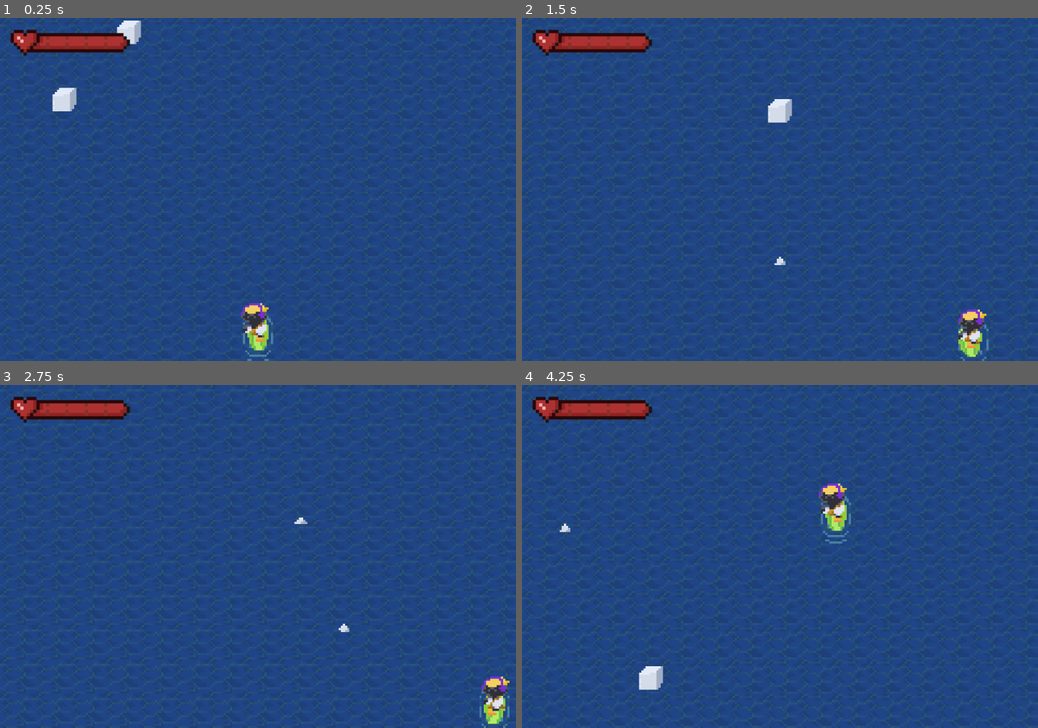
Above: before the commit, frames 1-4 (two rows, left to right).
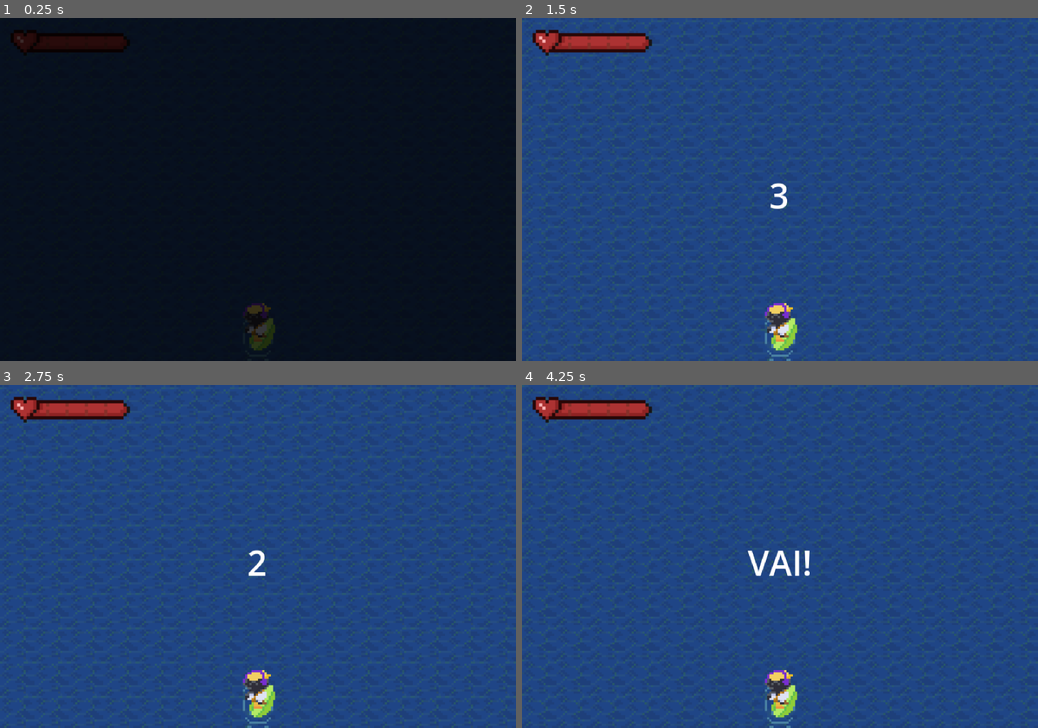
Above: after the commit, the same moments.

Repository: ygcs796/projeto-felpojam
Game: Godot game, scene res://scenes/minigame_surf.tscn
Two runs of this game, one before a commit and one after it. Both use one fixed random seed, a clock stepped at 60 frames per second and the inputs below. The project has no main scene, so this scene is started directly.
Inputs:
- Up to frame 1 (0.25 s): no input
- Up to frame 2 (1.5 s): hold Right (ui_right) 0.53-1.28 s; hold Down (ui_down) from 1.28 s (still down)
- Up to frame 3 (2.75 s): release Down (ui_down) at 2.03 s; hold Right (ui_right) from 2.03 s (still down)
- Up to frame 4 (4.25 s): release Right (ui_right) at 2.78 s; hold Up (ui_up) 2.78-3.53 s; hold Left (ui_left) from 3.53 s (still down)

The runs differ from the first frame. In frame 1, 100% of the frame differs, in the area x 0-100%, y 0-100%; in frame 2, 4.1%; in frame 3, 3.1%; in frame 4, 5.2%.

Commit message:
Polo sul melhorado
Apliquei o Z-index no iglu, coloquei mais colisões, coloquei um contador no minigame e coloquei uma transição entre o cenário e o minigame

Diff:
--- a/cenario_polo_sul.tscn
+++ b/cenario_polo_sul.tscn
@@ -2,6 +2,7 @@
 
 [ext_resource type="Texture2D" uid="uid://hun25u0cqr13" path="res://assets/tiles/polo_sul_sheet1.png" id="1_fshdb"]
 [ext_resource type="Texture2D" uid="uid://b3nbf77s42jpi" path="res://assets/tiles/agua-Sheet-pouco-movimento-escuro-azul.png" id="2_08jdw"]
+[ext_resource type="Texture2D" uid="uid://dvmyirucswdke" path="res://assets/tiles/iglu_animado.png" id="3_08jdw"]
 
 [sub_resource type="TileSetAtlasSource" id="TileSetAtlasSource_o1mwl"]
 texture = ExtResource("1_fshdb")
@@ -94,11 +95,14 @@
 2:13/0 = 0
 3:13/0 = 0
 7:8/0 = 0
+7:8/0/physics_layer_0/polygon_0/points = PackedVector2Array(-6.0936146, -5.3101482, 5.919508, -5.484251, 5.5713024, 5.8324585, -6.0936146, 6.006563)
 6:8/0 = 0
+6:8/0/physics_layer_0/polygon_0/points = PackedVector2Array(-5.919512, -2.1762905, 5.919508, -1.828083, 5.745405, 5.31015, -5.919512, 5.31015)
 5:8/0 = 0
 6:10/size_in_atlas = Vector2i(8, 4)
 6:10/0 = 0
-6:10/0/physics_layer_0/polygon_0/points = PackedVector2Array(17.91388, 32.655514, -50.009583, 31.9091, -52.622025, 15.861248, 19.4067, 16.234455)
+6:10/0/z_index = 1
+6:10/0/physics_layer_0/polygon_0/points = PackedVector2Array(-51.1292, 17.727276, 19.0335, 18.47369, 18.660294, 32.655514, -51.502407, 31.535892)
 
 [sub_resource type="TileSetAtlasSource" id="TileSetAtlasSource_4onvq"]
 texture = ExtResource("2_08jdw")
@@ -115,6 +119,70 @@
 sources/0 = SubResource("TileSetAtlasSource_o1mwl")
 sources/2 = SubResource("TileSetAtlasSource_4onvq")
 
+[sub_resource type="AtlasTexture" id="AtlasTexture_o1mwl"]
+atlas = ExtResource("3_08jdw")
+region = Rect2(0, 0, 81, 96)
+
+[sub_resource type="AtlasTexture" id="AtlasTexture_4onvq"]
+atlas = ExtResource("3_08jdw")
+region = Rect2(81, 0, 81, 96)
+
+[sub_resource type="AtlasTexture" id="AtlasTexture_da5ud"]
+atlas = ExtResource("3_08jdw")
+region = Rect2(162, 0, 81, 96)
+
+[sub_resource type="AtlasTexture" id="AtlasTexture_ec2yv"]
+atlas = ExtResource("3_08jdw")
+region = Rect2(243, 0, 81, 96)
+
+[sub_resource type="AtlasTexture" id="AtlasTexture_lodpj"]
+atlas = ExtResource("3_08jdw")
+region = Rect2(324, 0, 81, 96)
+
+[sub_resource type="AtlasTexture" id="AtlasTexture_nal7s"]
+atlas = ExtResource("3_08jdw")
+region = Rect2(405, 0, 81, 96)
+
+[sub_resource type="AtlasTexture" id="AtlasTexture_m7gfa"]
+atlas = ExtResource("3_08jdw")
+region = Rect2(486, 0, 81, 96)
+
+[sub_resource type="AtlasTexture" id="AtlasTexture_6hg1i"]
+atlas = ExtResource("3_08jdw")
+region = Rect2(567, 0, 81, 96)
+
+[sub_resource type="SpriteFrames" id="SpriteFrames_ahblx"]
+animations = [{
+"frames": [{
+"duration": 1.0,
+"texture": SubResource("AtlasTexture_o1mwl")
+}, {
+"duration": 1.0,
+"texture": SubResource("AtlasTexture_4onvq")
+}, {
+"duration": 1.0,
+"texture": SubResource("AtlasTexture_da5ud")
+}, {
+"duration": 1.0,
+"texture": SubResource("AtlasTexture_ec2yv")
+}, {
+"duration": 1.0,
+"texture": SubResource("AtlasTexture_lodpj")
+}, {
+"duration": 1.0,
+"texture": SubResource("AtlasTexture_nal7s")
+}, {
+"duration": 1.0,
+"texture": SubResource("AtlasTexture_m7gfa")
+}, {
+"duration": 1.0,
+"texture": SubResource("AtlasTexture_6hg1i")
+}],
+"loop": true,
+"name": &"default",
+"speed": 5.0
+}]
+
 [sub_resource type="RectangleShape2D" id="RectangleShape2D_fshdb"]
 size = Vector2(32, 348)
 
@@ -124,6 +192,15 @@
 [sub_resource type="RectangleShape2D" id="RectangleShape2D_o1mwl"]
 size = Vector2(690, 20)
 
+[sub_resource type="RectangleShape2D" id="RectangleShape2D_4onvq"]
+size = Vector2(61, 57)
+
+[sub_resource type="RectangleShape2D" id="RectangleShape2D_da5ud"]
+size = Vector2(141, 56)
+
+[sub_resource type="RectangleShape2D" id="RectangleShape2D_ec2yv"]
+size = Vector2(220.5, 58)
+
 [node name="cenario_polo_sul" type="Node2D" unique_id=733751591]
 
 [node name="agua" type="TileMapLayer" parent="." unique_id=515542682]
@@ -147,8 +224,14 @@
 tile_set = SubResource("TileSet_da5ud")
 
 [node name="camada_gelo_1" type="TileMapLayer" parent="." unique_id=1760993077]
-tile_map_data = PackedByteArray("AAASAAQAAAAKAAEAAAASAAUAAAA …(1664 unchanged characters)… MAAIAAAAaAAYAAAAMAAMAAAAaAAcAAAAMAAQAAAAFAAQAAAAGAAoAAAA=")
-tile_set = SubResource("TileSet_da5ud")
+tile_map_data = PackedByteArray("AAASAAQAAAAKAAEAAAASAAUAAAA …(1664 unchanged characters)… MAAIAAAAaAAYAAAAMAAMAAAAaAAcAAAAMAAQAAAAEAAIAAAAGAAoAAAA=")
+tile_set = SubResource("TileSet_da5ud")
+
+[node name="iglu_animado" type="AnimatedSprite2D" parent="." unique_id=839236479]
+z_index = 1
+position = Vector2(58, 24)
+sprite_frames = SubResource("SpriteFrames_ahblx")
+autoplay = "default"
 
 [node name="camada_gelo_2" type="TileMapLayer" parent="." unique_id=2064949790]
 tile_map_data = PackedByteArray("AAAOAAYAAAAJAAQAAAAZAAYAAAAMAAQAAAAPAAYAAAAKAAQAAAAQAAYAAAALAAQAAAARAAYAAAAKAAQAAAASAA …(832 unchanged characters)…
@@ -171,3 +254,17 @@
 [node name="CollisionShape2D3" type="CollisionShape2D" parent="StaticBody2D" unique_id=280569581]
 position = Vector2(169, 202)
 shape = SubResource("RectangleShape2D_o1mwl")
+
+[node name="StaticBody2D2" type="StaticBody2D" parent="." unique_id=211333464]
+
+[node name="CollisionShape2D" type="CollisionShape2D" parent="StaticBody2D2" unique_id=995705724]
+position = Vector2(-112.5, 62.5)
+shape = SubResource("RectangleShape2D_4onvq")
+
+[node name="CollisionShape2D2" type="CollisionShape2D" parent="StaticBody2D2" unique_id=1341832383]
+position = Vector2(-87.5, 143)
+shape = SubResource("RectangleShape2D_da5ud")
+
+[node name="CollisionShape2D3" type="CollisionShape2D" parent="StaticBody2D2" unique_id=694884329]
+position = Vector2(319.75, 96)
+shape = SubResource("RectangleShape2D_ec2yv")
--- a/polo_sul.gd
+++ b/polo_sul.gd
@@ -2,9 +2,11 @@
 
 @onready var camera = $Player/Camera2D
 @onready var mapa = $cenario_polo_sul/agua
+@onready var anim = $transicao_circulo/AnimationPlayer
 var tile_size = 16
 
 func _ready() -> void:
+	get_tree().paused = false
 
 	var limites_mapa = mapa.get_used_rect()
 
@@ -15,5 +17,9 @@
 
 
 func _on_area_2d_area_entered(area: Area2D) -> void:
+	anim.play("apagar")
+	get_tree().paused = true
+	await anim.animation_finished
 	get_tree().change_scene_to_file("res://scenes/minigame_surf.tscn")
+
 	pass # Replace with function body.
--- a/polo_sul.tscn
+++ b/polo_sul.tscn
@@ -3,23 +3,28 @@
 [ext_resource type="Script" uid="uid://cwu7ualyh0q5k" path="res://polo_sul.gd" id="1_c6vhw"]
 [ext_resource type="PackedScene" uid="uid://bbt6f3mldvv1n" path="res://cenario_polo_sul.tscn" id="1_mqpvk"]
 [ext_resource type="PackedScene" uid="uid://ddry44an54yp1" path="res://player.tscn" id="2_c6vhw"]
+[ext_resource type="PackedScene" uid="uid://coea13jga18gc" path="res://transicao_circulo.tscn" id="4_566rb"]
 
 [sub_resource type="RectangleShape2D" id="RectangleShape2D_c6vhw"]
-size = Vector2(685, 65)
+size = Vector2(687.5, 65)
 
 [node name="polo_sul" type="Node2D" unique_id=31709391]
 script = ExtResource("1_c6vhw")
 
 [node name="cenario_polo_sul" parent="." unique_id=733751591 instance=ExtResource("1_mqpvk")]
+position = Vector2(65, -7)
 
 [node name="Player" parent="." unique_id=895579848 instance=ExtResource("2_c6vhw")]
-position = Vector2(134, 108)
+process_mode = 1
+position = Vector2(120, 79)
 
 [node name="Area2D" type="Area2D" parent="." unique_id=372103593]
 
 [node name="CollisionShape2D" type="CollisionShape2D" parent="Area2D" unique_id=1177934701]
-position = Vector2(167.5, -174.5)
+position = Vector2(233.25, -180)
 shape = SubResource("RectangleShape2D_c6vhw")
+
+[node name="transicao_circulo" parent="." unique_id=790840408 instance=ExtResource("4_566rb")]
 
 [connection signal="area_entered" from="Area2D" to="." method="_on_area_2d_area_entered"]
 [connection signal="body_entered" from="Area2D" to="." method="_on_area_2d_body_entered"]
--- /dev/null
+++ b/scenes/minigame_surf.gd
@@ -0,0 +1,26 @@
+extends Node2D
+
+@onready var contador = $contador/Label
+@onready var anim = $transicao_circulo/AnimationPlayer
+
+func _ready() -> void:
+	get_tree().paused = true
+	anim.play("aparecer")
+	await anim.animation_finished
+	contador.text = ""
+	comecar_contador()
+
+func comecar_contador():
+	#get_tree().paused = true
+
+	contador.text = "3"
+	await get_tree().create_timer(1.0).timeout
+	contador.text = "2"
+	await get_tree().create_timer(1.0).timeout
+	contador.text = "1"
+	await get_tree().create_timer(1.0).timeout
+	contador.text = "VAI!"
+	await get_tree().create_timer(0.5).timeout
+
+	contador.text = ""
+	get_tree().paused = false
--- a/scenes/minigame_surf.tscn
+++ b/scenes/minigame_surf.tscn
@@ -1,5 +1,6 @@
 [gd_scene format=4 uid="uid://bvxgdm0wbm120"]
 
+[ext_resource type="Script" uid="uid://dhnv5pihs15v3" path="res://scenes/minigame_surf.gd" id="1_v4x8p"]
 [ext_resource type="Texture2D" uid="uid://bgd2wikuac75r" path="res://assets/tiles/polo sul/ondas-Sheet escuro azul.png" id="2_5vpe1"]
 [ext_resource type="Script" uid="uid://chskkvifcxyb1" path="res://scripts/background.gd" id="3_5vpe1"]
 [ext_resource type="PackedScene" uid="uid://c8ilt6teih73y" path="res://scenes/linuz.tscn" id="3_oeutb"]
@@ -8,6 +9,7 @@
 [ext_resource type="AudioStream" uid="uid://b48ct8b4immmr" path="res://assets/songs/4polominigameloop.ogg" id="6_jnnuv"]
 [ext_resource type="Script" uid="uid://q7457yphyi4n" path="res://scripts/lives_surf_ui.gd" id="7_7veri"]
 [ext_resource type="Texture2D" uid="uid://bksnsfkdc6n2g" path="res://assets/UI/Vidas/Vida coração-Sheet.png" id="7_jnnuv"]
+[ext_resource type="PackedScene" uid="uid://coea13jga18gc" path="res://transicao_circulo.tscn" id="10_txcn1"]
 
 [sub_resource type="TileSetAtlasSource" id="TileSetAtlasSource_vnrbd"]
 texture = ExtResource("2_5vpe1")
@@ -155,32 +157,40 @@
 }]
 
 [node name="Node2D" type="Node2D" unique_id=2141356398]
+script = ExtResource("1_v4x8p")
 
 [node name="Background" type="TileMapLayer" parent="." unique_id=140308396]
+process_mode = 1
 texture_filter = 1
 tile_map_data = PackedByteArray("AAAAAAIAAgAAAAAAAAABAAIAAgAAAAAAAAACAAIAAgAAAAAAAAADAAIAAgAAAAAAAAD//wIAAgAAAAAAAAD+/w …(3952 unchanged characters)…
 tile_set = SubResource("TileSet_euhk2")
 script = ExtResource("3_5vpe1")
 
 [node name="Camera2D" type="Camera2D" parent="." unique_id=1931141083]
+process_mode = 1
 anchor_mode = 0
 
 [node name="Linuz" parent="." unique_id=895579848 instance=ExtResource("3_oeutb")]
+process_mode = 1
 position = Vector2(120, 147)
 
 [node name="Spawner" parent="." unique_id=2042530505 instance=ExtResource("4_qjjgo")]
+process_mode = 1
 iceberg_scene = ExtResource("6_7cqgg")
 
 [node name="AudioStreamPlayer2D" type="AudioStreamPlayer2D" parent="." unique_id=473049225]
+process_mode = 1
 stream = ExtResource("6_jnnuv")
 autoplay = true
 
 [node name="PhaseTimer" type="Timer" parent="." unique_id=834679166]
+process_mode = 1
 wait_time = 30.0
 one_shot = true
 autostart = true
 
 [node name="UI" type="CanvasLayer" parent="." unique_id=403138552]
+process_mode = 1
 script = ExtResource("7_7veri")
 
 [node name="Lives" type="AnimatedSprite2D" parent="UI" unique_id=1599370092]
@@ -191,5 +201,17 @@
 frame = 2
 frame_progress = 1.0
 
+[node name="contador" type="CanvasLayer" parent="." unique_id=1437010802]
+process_mode = 3
+
+[node name="Label" type="Label" parent="contador" unique_id=123611554]
+offset_left = 100.0
+offset_top = 71.0
+offset_right = 140.0
+offset_bottom = 94.0
+horizontal_alignment = 1
+
+[node name="transicao_circulo" parent="." unique_id=790840408 instance=ExtResource("10_txcn1")]
+
 [connection signal="timeout" from="PhaseTimer" to="." method="_on_phase_timer_timeout"]
 [connection signal="timeout" from="PhaseTimer" to="Spawner" method="_on_phase_timer_timeout"]
--- /dev/null
+++ b/transicao_circulo.tscn
@@ -0,0 +1,67 @@
+[gd_scene format=3 uid="uid://coea13jga18gc"]
+
+[sub_resource type="Animation" id="Animation_gvkhw"]
+length = 0.001
+tracks/0/type = "value"
+tracks/0/imported = false
+tracks/0/enabled = true
+tracks/0/path = NodePath("ColorRect:color")
+tracks/0/interp = 1
+tracks/0/loop_wrap = true
+tracks/0/keys = {
+"times": PackedFloat32Array(0),
+"transitions": PackedFloat32Array(1),
+"update": 0,
+"values": [Color(0, 0, 0, 0)]
+}
+
+[sub_resource type="Animation" id="Animation_mglsu"]
+resource_name = "apagar"
+tracks/0/type = "value"
+tracks/0/imported = false
+tracks/0/enabled = true
+tracks/0/path = NodePath("ColorRect:color")
+tracks/0/interp = 1
+tracks/0/loop_wrap = true
+tracks/0/keys = {
+"times": PackedFloat32Array(0, 1),
+"transitions": PackedFloat32Array(1, 1),
+"update": 0,
+"values": [Color(0, 0, 0, 0), Color(0, 0, 0, 1)]
+}
+
+[sub_resource type="Animation" id="Animation_tp85b"]
+resource_name = "aparecer"
+tracks/0/type = "value"
+tracks/0/imported = false
+tracks/0/enabled = true
+tracks/0/path = NodePath("ColorRect:color")
+tracks/0/interp = 1
+tracks/0/loop_wrap = true
+tracks/0/keys = {
+"times": PackedFloat32Array(0, 1),
+"transitions": PackedFloat32Array(1, 1),
+"update": 0,
+"values": [Color(0, 0, 0, 1), Color(0, 0, 0, 0)]
+}
+
+[sub_resource type="AnimationLibrary" id="AnimationLibrary_dkm6j"]
+_data = {
+&"RESET": SubResource("Animation_gvkhw"),
+&"apagar": SubResource("Animation_mglsu"),
+&"aparecer": SubResource("Animation_tp85b")
+}
+
+[node name="transicao_circulo" type="CanvasLayer" unique_id=790840408]
+process_mode = 3
+
+[node name="ColorRect" type="ColorRect" parent="." unique_id=1960645675]
+anchors_preset = 15
+anchor_right = 1.0
+anchor_bottom = 1.0
+grow_horizontal = 2
+grow_vertical = 2
+color = Color(0, 0, 0, 0)
+
+[node name="AnimationPlayer" type="AnimationPlayer" parent="." unique_id=281283745]
+libraries/ = SubResource("AnimationLibrary_dkm6j")
Not shown, added: scenes/minigame_surf.gd.uid
